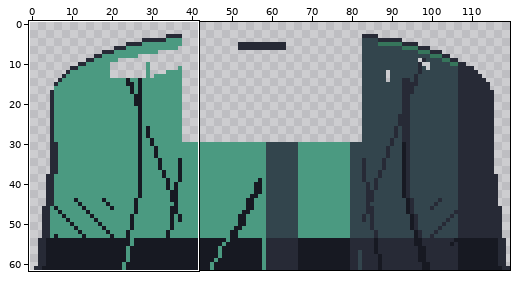
A pixel-art file gets an edit: art/src/torso/adele-venn.aseprite. The first picture is a wide view before the edit; the outline marks the close-up.
Close-up. The starting point:
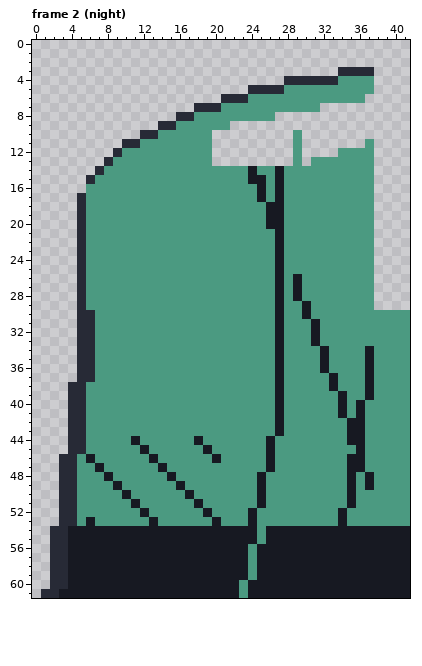
120x62 pixels, 2 frames. Shown: frame 2 (night): x 0..41, y 0..61. The commit also changed other frames or places, which this record leaves out.
New version:
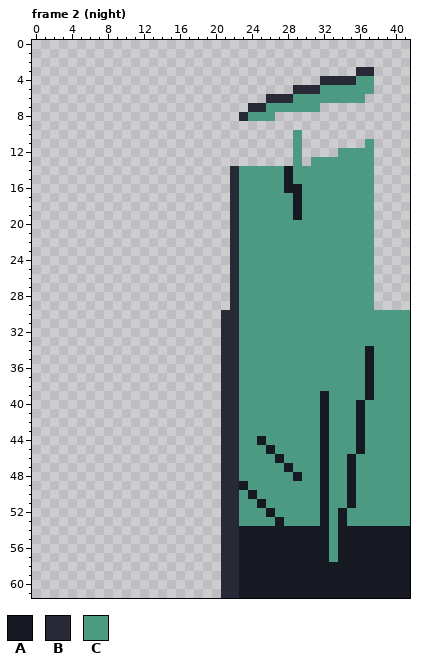
Palette (. is transparent): A #171922  B #272a36  C #4b9a81
Difference:
Frame 2 (night):
The edit turns colour C into colour A in rows 14 to 15 at x 28; in row 16 at x 28 to 29; in rows 17 to 19 at x 29; in rows 39 to 43 at x 32; in row 44 at x 25 and 32; in row 45 at x 32.
The edit turns colour C into colour A in row 46 at x 27 and 32; in row 47 at x 28 and 32; in row 48 at x 29 and 32; in row 49 at x 23 and 32; in row 50 at x 24 and 32; in row 51 at x 32.
The edit turns colour C into colour A in row 52 at x 26 and 32; in row 53 at x 27 and 32; in rows 54 to 55 at x 25; in rows 56 to 59 at x 24; in rows 60 to 61 at x 23.
The edit turns colour A into colour B in rows 54 to 61 at x 21 to 22.
The edit turns colour C into colour B in row 4 at x 34 to 35; in row 5 at x 29 to 31; in row 6 at x 26 to 28; in row 7 at x 24 to 25; in row 8 at x 23; in rows 14 to 29 at x 22.
The edit turns colour C into colour B in rows 30 to 53 at x 21 to 22.
The edit turns colour A into colour C in row 14 at x 24 and 27; in row 15 at x 24 to 25 and 27; in rows 16 to 17 at x 25 and 27; in rows 18 to 20 at x 26 to 27; in rows 21 to 25 at x 27; in rows 26 to 28 at x 27 and 29.
The edit turns colour A into colour C in rows 29 to 30 at x 27 and 30; in rows 31 to 33 at x 27 and 31; in rows 34 to 36 at x 27 and 32; in rows 37 to 38 at x 27 and 33; in rows 39 to 41 at x 27 and 34; in rows 42 to 43 at x 27 and 35.
The edit turns colour A into colour C in row 44 at x 26 and 35; in rows 46 to 47 at x 26 and 36; in rows 48 to 49 at x 25 and 37; in row 50 at x 25; in rows 52 to 53 at x 24; in rows 54 to 57 at x 33.
The edit erases colour A in row 44 at x 11 and 18; in row 45 at x 12 and 19; in row 46 at x 6, 13 and 20; in row 47 at x 7 and 14; in row 48 at x 8 and 15; in row 49 at x 9 and 16.
The edit erases colour A in row 50 at x 10 and 17; in row 51 at x 11 and 18; in row 52 at x 12 and 19; in row 53 at x 6, 13 and 20; in rows 54 to 60 at x 4 to 20; in row 61 at x 3 to 20.
The edit erases colour B in row 3 at x 34 to 35; in row 4 at x 28 to 31; in row 5 at x 24 to 27; in row 6 at x 21 to 23; in row 7 at x 18 to 20; in row 8 at x 16 to 17.
The edit erases colour B in row 9 at x 14 to 15; in row 10 at x 12 to 13; in row 11 at x 10 to 11; in row 12 at x 9; in row 13 at x 8; in row 14 at x 7.
The edit erases colour B in row 15 at x 6; in rows 17 to 29 at x 5; in rows 30 to 37 at x 5 to 6; in rows 38 to 45 at x 4 to 5; in rows 46 to 53 at x 3 to 4; in rows 54 to 60 at x 2 to 3.
The edit erases colour B in row 61 at x 1 to 2.
The edit erases colour C in row 5 at x 28; in row 6 at x 24 to 25; in row 7 at x 21 to 23; in row 8 at x 18 to 22; in row 9 at x 16 to 21; in row 10 at x 14 to 19.
The edit erases colour C in row 11 at x 12 to 19; in row 12 at x 10 to 19; in row 13 at x 9 to 19; in row 14 at x 8 to 21; in row 15 at x 7 to 21; in rows 16 to 29 at x 6 to 21.
The edit erases colour C in rows 30 to 37 at x 7 to 20; in rows 38 to 43 at x 6 to 20; in row 44 at x 6 to 10, 12 to 17 and 19 to 20; in row 45 at x 6 to 11, 13 to 18 and 20; in row 46 at x 5, 7 to 12 and 14 to 19; in row 47 at x 5 to 6, 8 to 13 and 15 to 20.
The edit erases colour C in row 48 at x 5 to 7, 9 to 14 and 16 to 20; in row 49 at x 5 to 8, 10 to 15 and 17 to 20; in row 50 at x 5 to 9, 11 to 16 and 18 to 20; in row 51 at x 5 to 10, 12 to 17 and 19 to 20; in row 52 at x 5 to 11, 13 to 18 and 20; in row 53 at x 5, 7 to 12 and 14 to 19.
Where, in picture pixels (left, top, right, bottom), the same in both close-ups:
changed: (41, 67, 374, 598)
